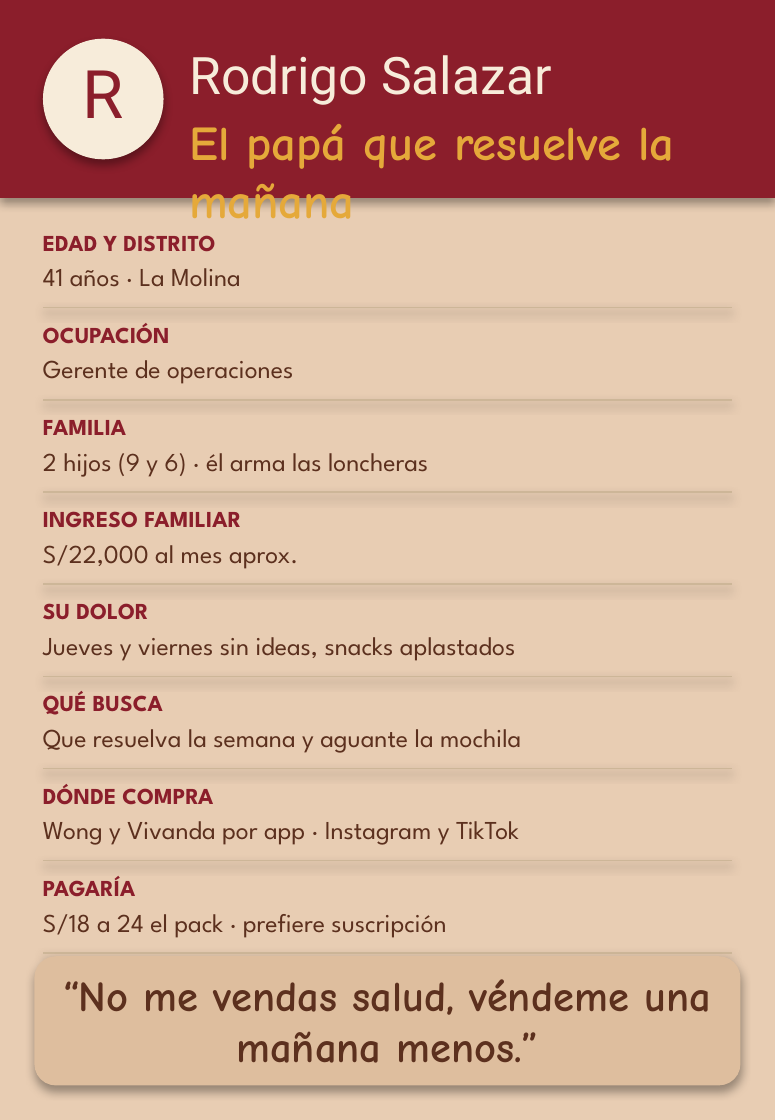
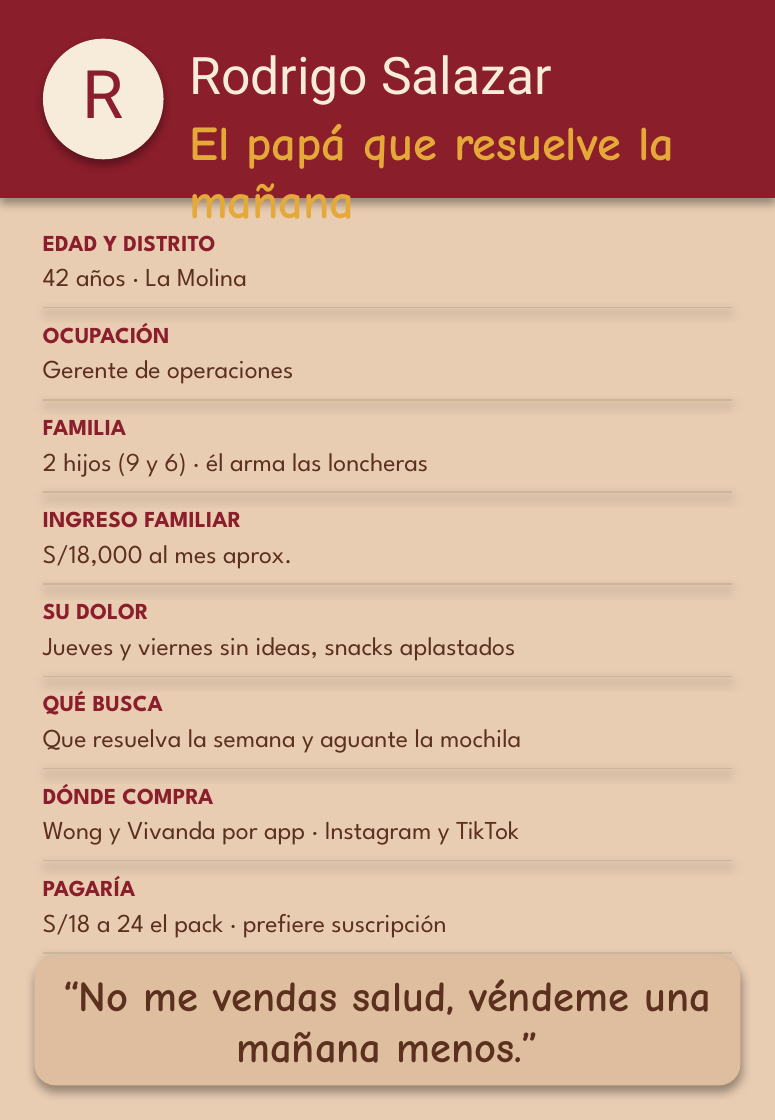
Before and after one commit to Darknow-web/Desarrollo-y-lanzamiento-de-producto-y-marca, a slide deck: slide 2 of assets/buyer-personas/fichas_buyer_persona_editable_canva.pptx. Drawn at 775x1120 pixels with LibreOffice and Linux fonts; fonts in the diff are those of the drawing. Boxes give left, top, right and bottom in pixels: in the first picture for what was removed or moved away, otherwise in the second. Text is boxed around its words. In the diff, an @@ line names an element or a change of style, - is before the commit and + after.

```diff
--- a/assets/buyer-personas/fichas_buyer_persona_editable_canva.pptx
+++ b/assets/buyer-personas/fichas_buyer_persona_editable_canva.pptx
@@ text at (43, 268, 247, 287): text changed @@
-41 años · La Molina
+42 años · La Molina
@@ text at (43, 545, 292, 569): text changed @@
-S/22,000 al mes aprox.
+S/18,000 al mes aprox.
```
Also in this commit, not shown: 1 other slide changed, 4 other files.
